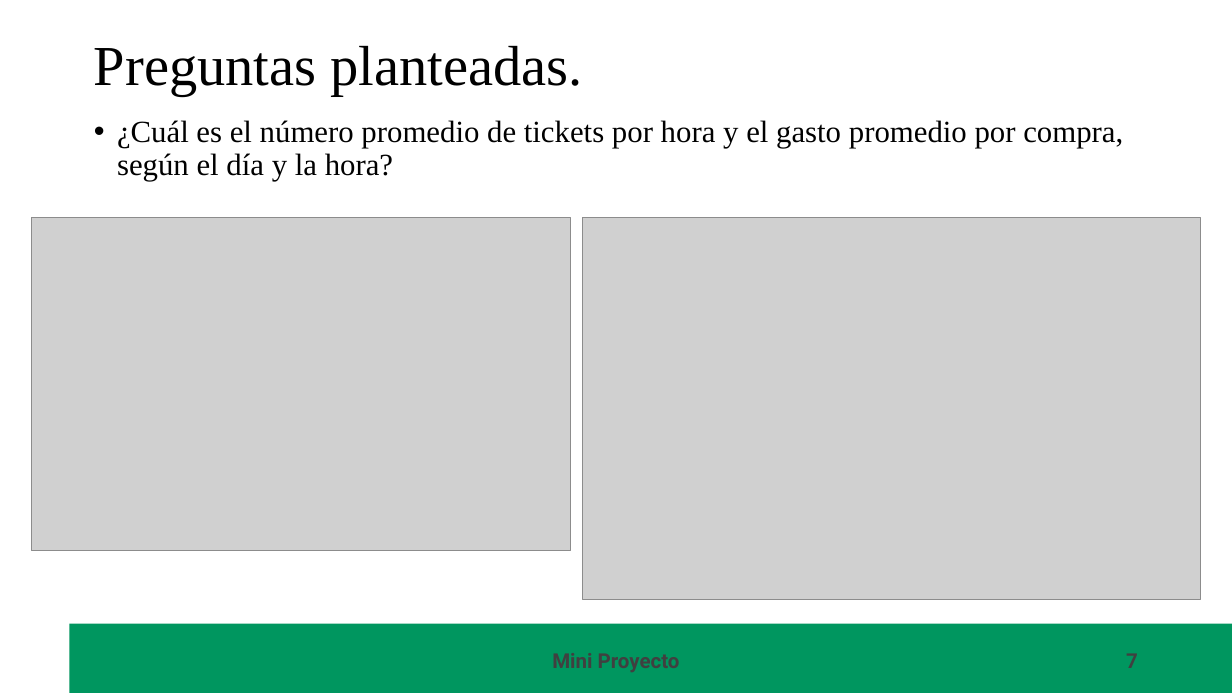
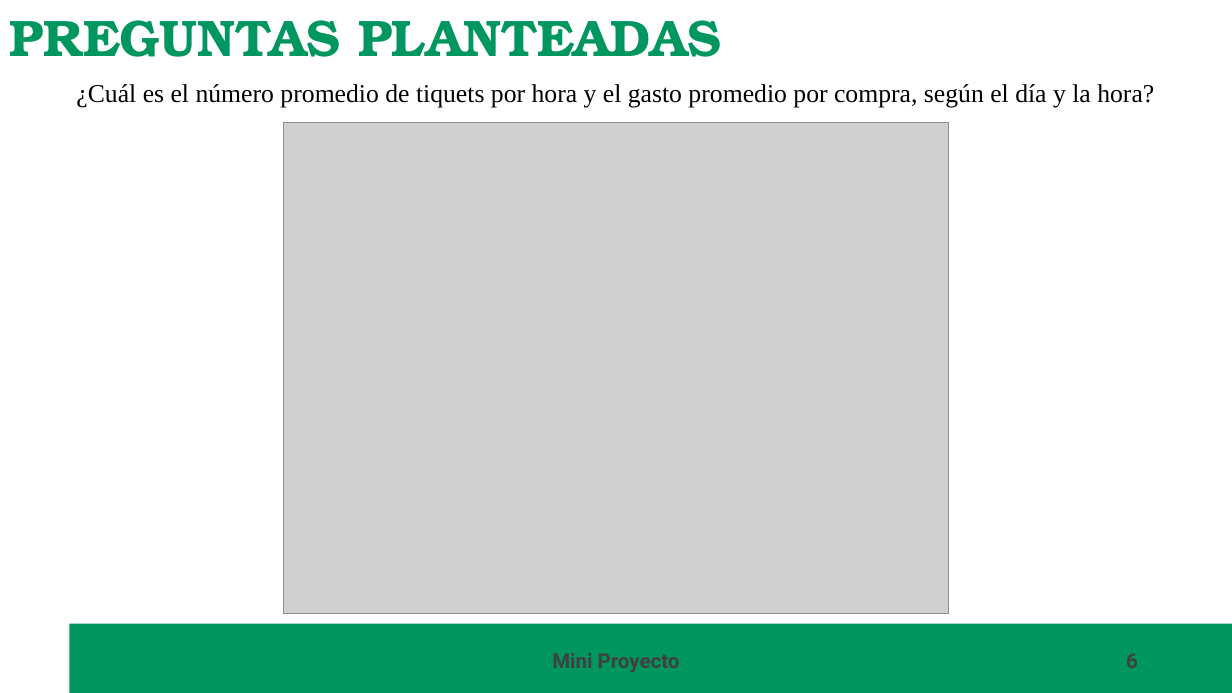
Before and after one commit to carmart4/ProyectoTD2025, a slide deck: slide 6 of presentacion/Presentacion.pptx (slide 7 before the commit). Drawn at 1232x693 pixels with LibreOffice and Linux fonts; fonts in the diff are those of the drawing; grey boxes stand for pictures; background and template pictures are left out. Boxes give left, top, right and bottom in pixels: in the first picture for what was removed or moved away, otherwise in the second. Text is boxed around its words. In the diff, an @@ line names an element or a change of style, - is before the commit and + after.

```diff
--- a/presentacion/Presentacion.pptx
+++ b/presentacion/Presentacion.pptx
@@ text at <box>9,20,721,57</box>: text changed; size 44 to 40 pt; font Times New Roman to TeX Gyre Bonum; text colour #000000 to #00965F; bold on @@
-Preguntas planteadas.
+PREGUNTAS PLANTEADAS
@@ text "¿Cuál es el número promedio ..." at <box>76,84,1154,107</box>: vertical alignment top to middle @@
@@ text at <box>76,84,1154,107</box>: text changed; size 24 to 20 pt @@
-• ¿Cuál es el número promedio de tickets por hora y el gasto promedio por compra, según el día y la hora?
+¿Cuál es el número promedio de tiquets por hora y el gasto promedio por compra, según el día y la hora?
@@ picture added at <box>284,123,949,615</box> @@
@@ picture removed at <box>31,218,571,551</box> @@
@@ picture removed at <box>583,218,1202,600</box> @@
@@ page number at <box>871,642,1148,679</box>: text changed @@
-7
+6
```
Also in this commit, not shown: 12 other slides changed, 1 slide added, 1 slide removed, 1 other file.
